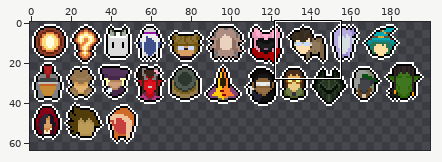
A sprite sheet gets an edit: Assets/Sprites/UIArt/Stock_Icons.png. Above: a wide view before the commit, with the close-up outlined.
Close-up. Before the commit:
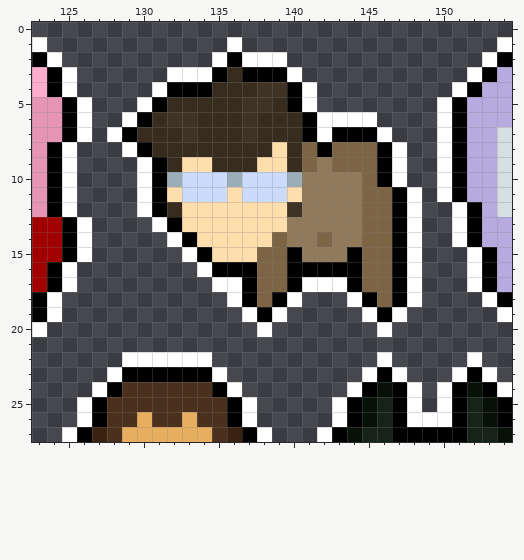
The file is 200x64 pixels. Colours within 5 levels of each other are drawn and written as one. Shown: x 123..154, y 0..27.
The same view after the edit:
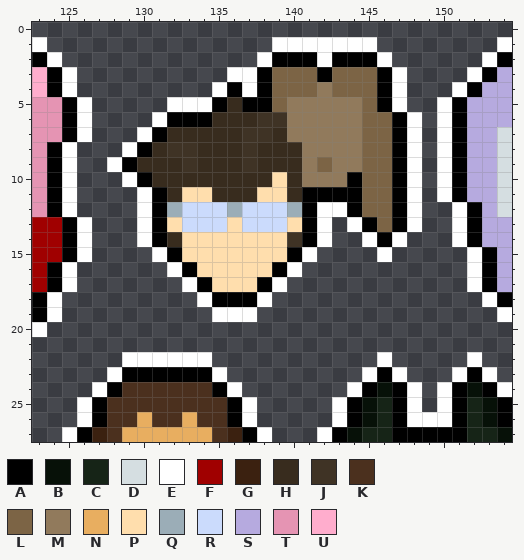
Palette (. is transparent): A #000000  B #071108  C #162417  D #d5dee1  E #ffffff  F #a00000  G #3b2110  H #382c1e  J #3f3325  K #4b301e  L #7c6445  M #917a5c  N #e8ae60  P #ffdead  Q #9badb7  R #cbdbfc  S #b6aadf  T #e594b3  U #ffadcd
From old to new:
Changed rows in their new state; - is an unchanged pixel.
first column x 128:
 1 --------.--EEEEEEE---
 2 -------...-AAAEAAAE--
 3 ----....EE-LLLALLLAE-
 4 ---....EAEALLLMLLLAE-
 5 --..EEEA-AALMMMMMLAE-
 6 -..EAAA--HJJMMMMMLLAE
 7 ..EA-H----J-MMMMMLLAE
 8 ----JJ---J-H-MMMM-LAE
 9 EAHH-JH--JHH-MLMM-LAE
10 -EAHHHHHHHHPH---A-LAE
11 ----HPPHHHPPHAAAA----
12 ----QRRRQRRRQAEEA----
13 --EAPRRR-RRRPAE.EA---
14 --EAHP-----PJAE..EAE.
15 ---EAPP---PP-E....E..
16 ----EAPPPPPAE........
17 -----EAPPPAE.........
18 ------EAA-E..---.....
19 -------EE-..-----...-
20 ----------.-------.--
Pixel boxes of the changes (left, top, right, bottom) in both close-ups:
changed: (107, 37, 422, 337)
